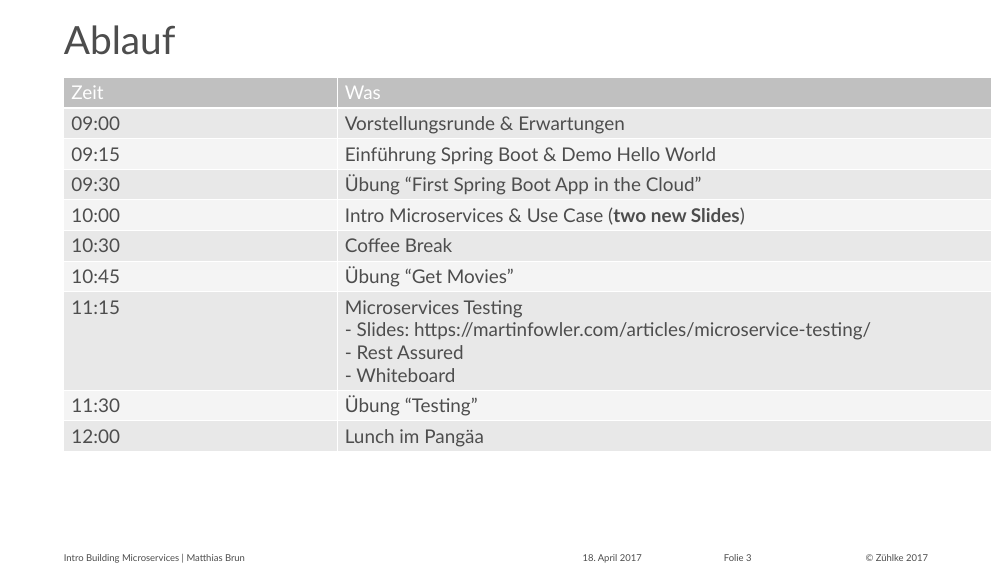
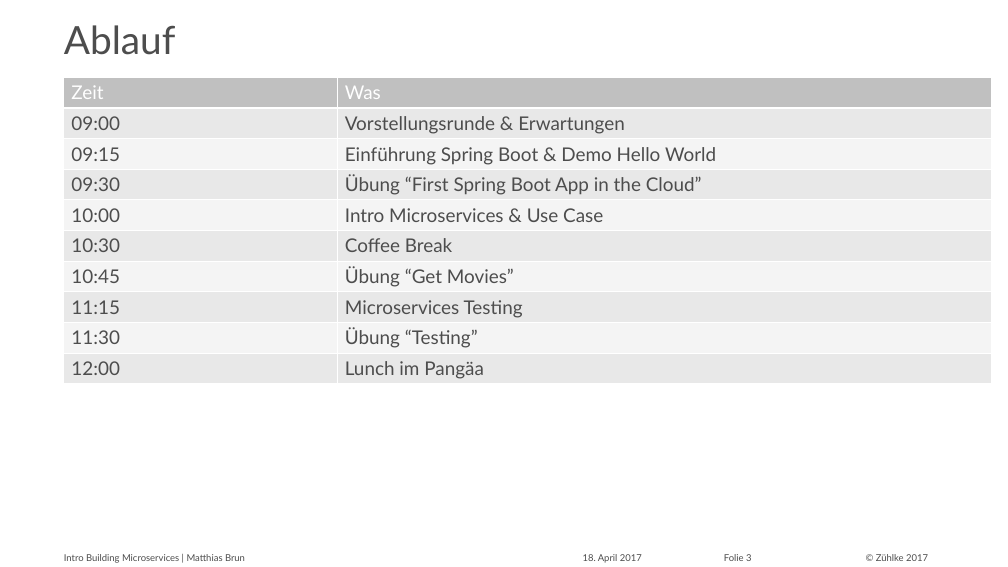
Before and after one commit to mat1/building-microservices, a slide deck: slide 3 of slides/Intro.pptx. Drawn at 1008x567 pixels with LibreOffice and Linux fonts; fonts in the diff are those of the drawing. Boxes give left, top, right and bottom in pixels: in the first picture for what was removed or moved away, otherwise in the second. Text is boxed around its words. In the diff, an @@ line names an element or a change of style, - is before the commit and + after.

Commit message:
Update Intro

```diff
--- a/slides/Intro.pptx
+++ b/slides/Intro.pptx
@@ table at (64, 77, 992, 384) @@
-row 5, column 2: Intro Microservices & Use Case (two new Slides)
+row 5, column 2: Intro Microservices & Use Case
-row 8, column 2: Microservices Testing / - Slides: https://martinfowler.com/articles/microservice-testing/ - Rest Assured / - Whiteboard
+row 8, column 2: Microservices Testing
```
Also in this commit, not shown: 1 other slide changed, 2 other files.
